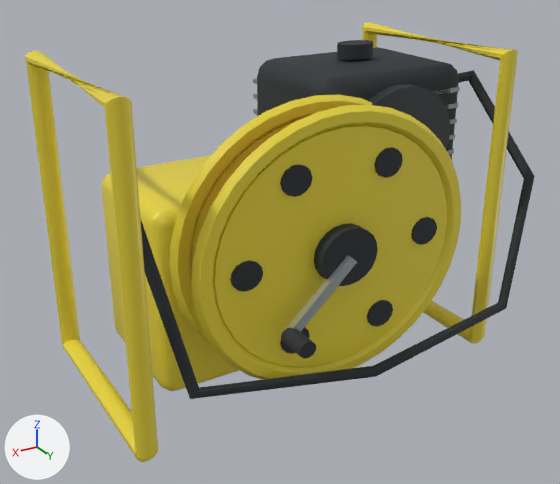
The glTF model assets/oberhaching/equipment/ob_hydraulic_power_unit.glb, before and after one commit.
Before and after are seen from a 50 mm lens placed at (0.723, 1.108, 0.51), pointed at (0.054, -0.008, -0.048). Lighting does not change. The marker at lower left points along +X, +Y and +Z. The older version comes first. Where no turn or scale is listed for an object, it has been applied to the vertices. Vertices at exactly the same position are counted once.

Objects in the first picture: 'ob_hydraulic_power_unit'.
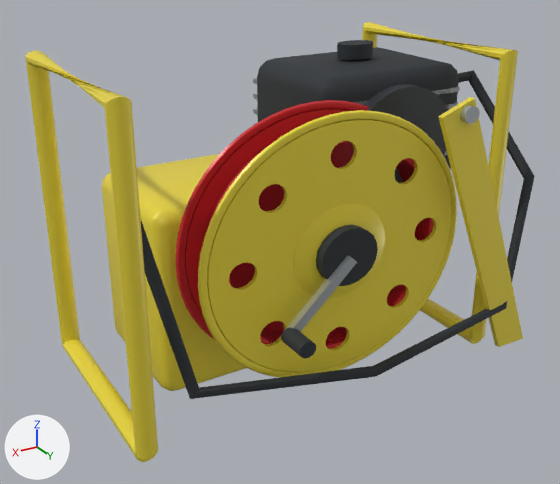
Boxes (x1, y1, x2, y2) around the edits, measured in the pictures (560 x 484 px):
part 1 of me_ob_hydraulic_power_unit, added: after (460, 105, 480, 124)
part 2 of me_ob_hydraulic_power_unit, rebuilt: before (170, 95, 372, 344); after (176, 100, 369, 340)
part 3 of me_ob_hydraulic_power_unit, rebuilt: before (192, 104, 461, 380); after (198, 110, 457, 378)
part 4 of me_ob_hydraulic_power_unit, rebuilt (mostly hidden before): before (191, 119, 301, 267); after (185, 109, 353, 332)
part 5 of me_ob_hydraulic_power_unit, rebuilt: before (214, 125, 447, 367); after (207, 119, 452, 372)
part 6 of me_ob_hydraulic_power_unit, added (yellow): after (293, 203, 385, 298)
part 7 of me_ob_hydraulic_power_unit, deleted: before (230, 147, 437, 354)
part 8 of me_ob_hydraulic_power_unit, added (yellow): after (438, 97, 523, 347)

What the commit changed:
me_ob_hydraulic_power_unit is used by ob_ob_hydraulic_power_unit; location (0.0, 0.0, 0.0).
Verts and faces of me_ob_hydraulic_power_unit; kept vertices keep their numbers, new ones are numbered from 2928.
me_ob_hydraulic_power_unit had 2928 vertices, 5740 faces and spanned x -0.41..0.41, y -0.25..0.25, z -0.29..0.29.
me_ob_hydraulic_power_unit now has 5112 vertices, 10220 faces and spans x -0.41..0.41, y -0.25..0.25, z -0.29..0.29.
me_ob_hydraulic_power_unit part 1: a new loose piece, a 16-sided cylinder along y spanning x -0.181..-0.15, y 0.207..0.222, z 0.194..0.222, in mat_training_steel (light grey #c5cbd0).
me_ob_hydraulic_power_unit part 2: the loose piece of 216 vertices spanning x -0.222..0.307, y 0.07..0.091, z -0.243..0.236 is rebuilt with 448 vertices and now spans x -0.212..0.297, y 0.075..0.086, z -0.234..0.227, in mat_training_red (red #ce242d).
me_ob_hydraulic_power_unit part 3: the loose piece of 216 vertices spanning x -0.222..0.307, y 0.15..0.172, z -0.243..0.236 is rebuilt with 448 vertices and now spans x -0.212..0.297, y 0.155..0.166, z -0.234..0.227.
me_ob_hydraulic_power_unit part 4: the loose piece of 72 vertices spanning x -0.186..0.271, y 0.076..0.085, z -0.21..0.204 is rebuilt with 880 vertices and now spans x -0.196..0.281, y 0.076..0.084, z -0.219..0.213, in mat_training_red (red #ce242d).
me_ob_hydraulic_power_unit part 5: the loose piece of 72 vertices spanning x -0.186..0.271, y 0.156..0.165, z -0.21..0.204 is rebuilt with 880 vertices and now spans x -0.196..0.281, y 0.157..0.165, z -0.219..0.213.
me_ob_hydraulic_power_unit part 6: a new loose piece of 200 vertices spanning x -0.048..0.133, y 0.157..0.174, z -0.086..0.079, in mat_training_yellow (yellow #ebd73c).
me_ob_hydraulic_power_unit part 7: 12 loose pieces with 336 vertices, spanning x -0.16..0.245, y 0.084..0.169, z -0.165..0.158, are deleted.
Part 8, on me_ob_hydraulic_power_unit:
New vertex 2928 is at (-0.373, 0.2, -0.268).
New vertex 2929 is at (-0.308, 0.2, -0.268), pixel (494, 344).
New vertex 2930 is at (-0.113, 0.2, 0.208), pixel (438, 116).
New vertex 2931 is at (-0.178, 0.2, 0.232), pixel (470, 96).
New vertices 2932 to 2935 stand at vertices 2928 to 2931, in that order, plus (0.0, 0.011, 0.0).
New faces: (2928, 2929, 2930), (2928, 2930, 2931), (2933, 2935, 2934), (2932, 2935, 2933), (2928, 2932, 2933), (2928, 2933, 2929) (mat_training_yellow (yellow #ebd73c)).
New faces: (2929, 2933, 2934), (2929, 2934, 2930), (2930, 2934, 2935), (2930, 2935, 2931), (2931, 2935, 2932), (2928, 2931, 2932) (mat_training_yellow (yellow #ebd73c)).
Other edits to the shape of me_ob_hydraulic_power_unit do not show in these pictures.
